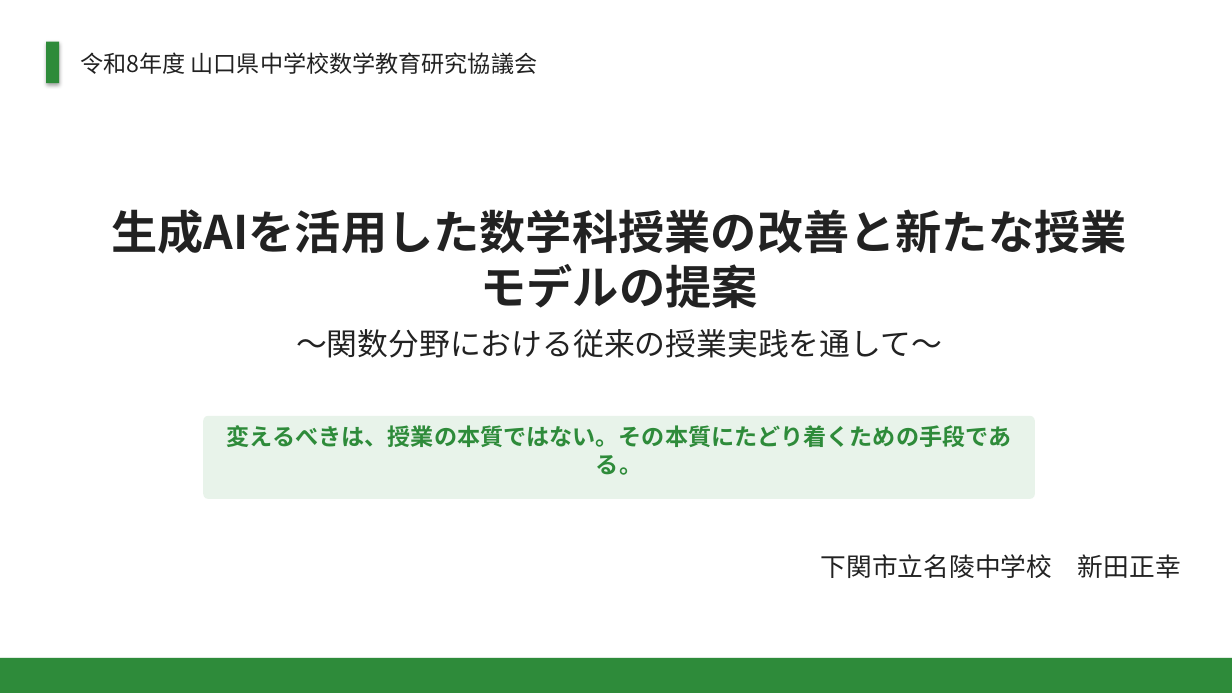
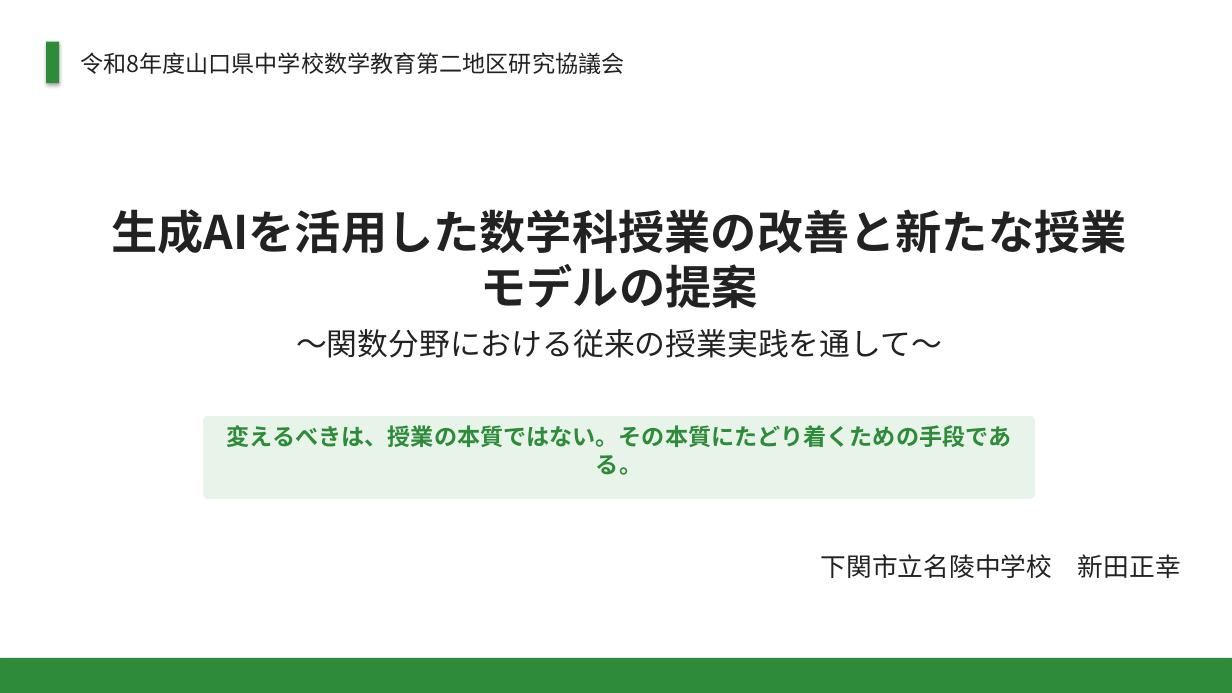
Before and after one commit to margiela14th-sudo/my-ai-project, a slide deck: slide 1 of 07_完成資料/県大会発表_生成AI授業再構築.pptx. Drawn at 1232x693 pixels with LibreOffice and Linux fonts; fonts in the diff are those of the drawing. Boxes give left, top, right and bottom in pixels: in the first picture for what was removed or moved away, otherwise in the second. Text is boxed around its words. In the diff, an @@ line names an element or a change of style, - is before the commit and + after.

```diff
--- a/07_完成資料/県大会発表_生成AI授業再構築.pptx
+++ b/07_完成資料/県大会発表_生成AI授業再構築.pptx
@@ text at [80,52,624,74]: text changed @@
-令和8年度 山口県中学校数学教育研究協議会
+令和8年度山口県中学校数学教育第二地区研究協議会
```
Also in this commit, not shown: 18 other slides changed, 4 other files.
